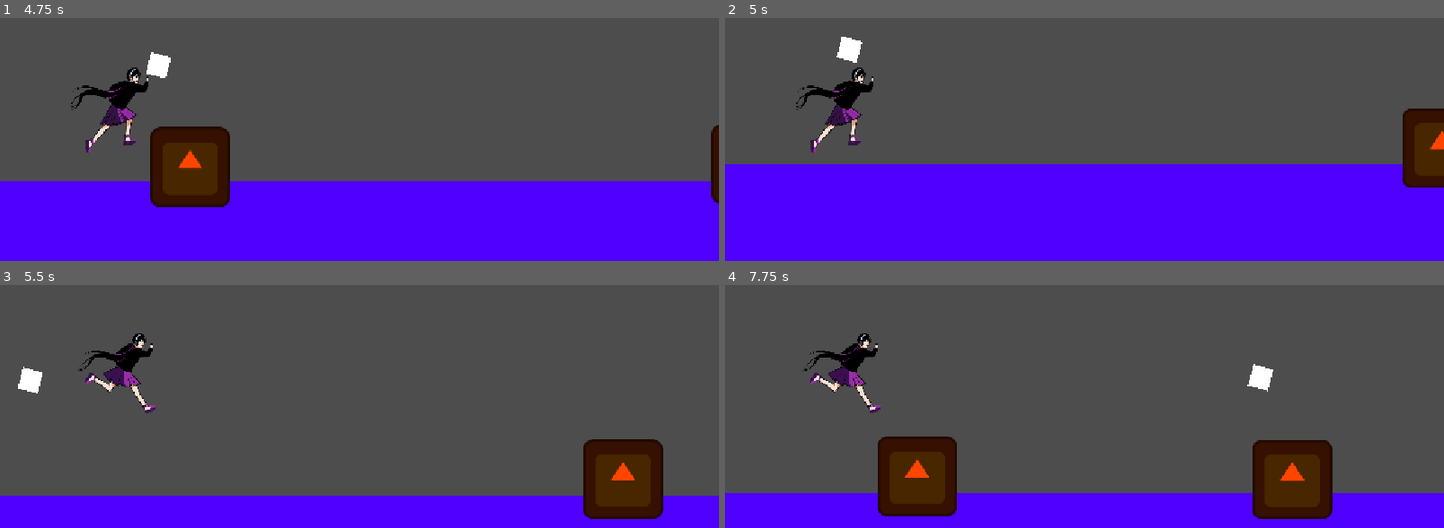
Above: before the commit, frames 1-4 (two rows, left to right).
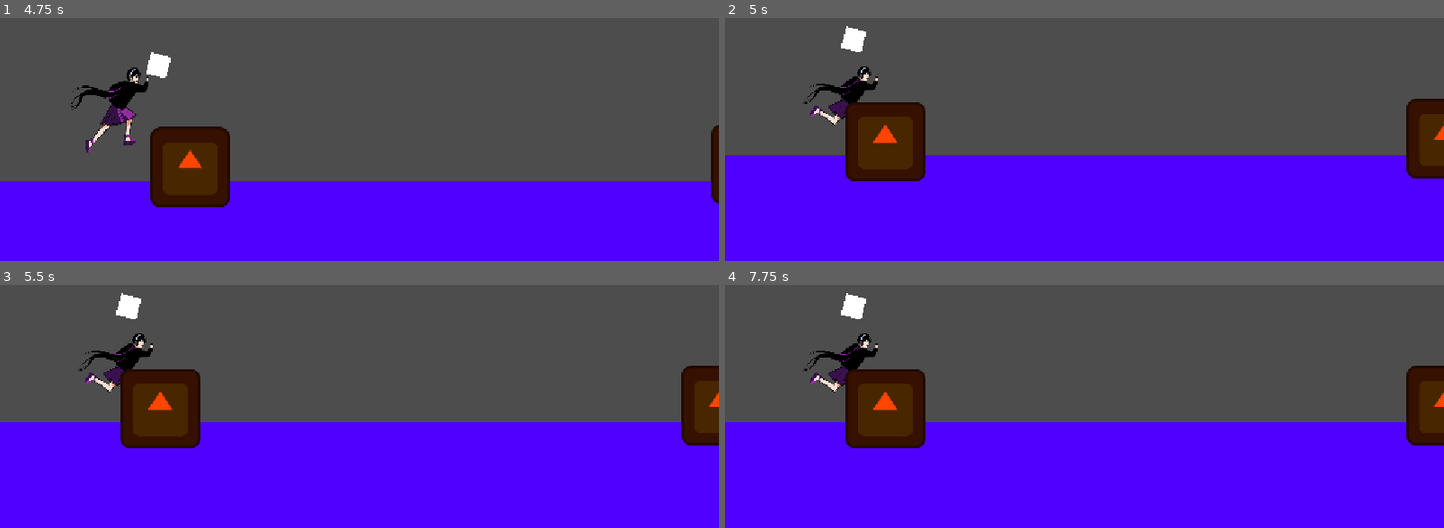
Above: after the commit, the same moments.

Repository: AJMoraes-58/Grupo9-infinite-runner
Game: Godot game, scene res://Cenas/mundo.tscn
The game is run twice, just before and just after one commit, with the same random seed, the same clock (stepped at 60 frames per second) and the same inputs. The engine's default icon, where the game draws it, is replaced by a stand-in: a white triangle on a blue panel in a dark square.
Inputs:
- Up to frame 1 (4.75 s): hold Up (ui_up) 0.53-2.03 s; hold Down (ui_down) 2.03-2.78 s; hold Up (ui_up) 2.78-4.28 s; hold Down (ui_down) from 4.28 s (still down); tap Up (ui_up) at 4.52 s
- Up to frame 2 (5 s): keep holding Down (ui_down)
- Up to frame 3 (5.5 s): release Down (ui_down) at 5.03 s; hold Up (ui_up) from 5.03 s (still down)
- Up to frame 4 (7.75 s): release Up (ui_up) at 5.78 s; hold Down (ui_down) 5.78-7.28 s; tap Up (ui_up) at 6.02, 6.77 s; hold Up (ui_up) from 7.28 s (still down)

Frame 1 is identical in both runs. In frame 2, 8.4% of the frame differs, in the area x 0-100%, y 3-70%; in frame 3, 35%, in the area x 0-100%, y 3-97%; in frame 4, 35%.

Commit message:
adiciona a base da logia da tela de gameover

Diff:
--- a/Cenas/protagonista.tscn
+++ b/Cenas/protagonista.tscn
@@ -83,7 +83,7 @@
 scale = Vector2(0.28107077, 0.294375)
 sprite_frames = SubResource("SpriteFrames_2mgbb")
 animation = &"corrida"
-frame_progress = 0.79526407
+frame_progress = 0.5944597
 
 [node name="CollisionShape2D" type="CollisionShape2D" parent="." unique_id=1375991720]
 position = Vector2(65, 79)
--- a/Scripts/obstaculo_simples.gd
+++ b/Scripts/obstaculo_simples.gd
@@ -5,4 +5,8 @@
 
 func Sistema_De_Colisao(corpo: Node2D) -> void:
 	if corpo.name == "protagonista":
-		get_tree().call_deferred("reload_current_scene") #recarrega o jogo quando bate
+		Fim_De_Jogo()
+
+func Fim_De_Jogo() -> void:
+	get_tree().paused = true
+	print("gameover")
